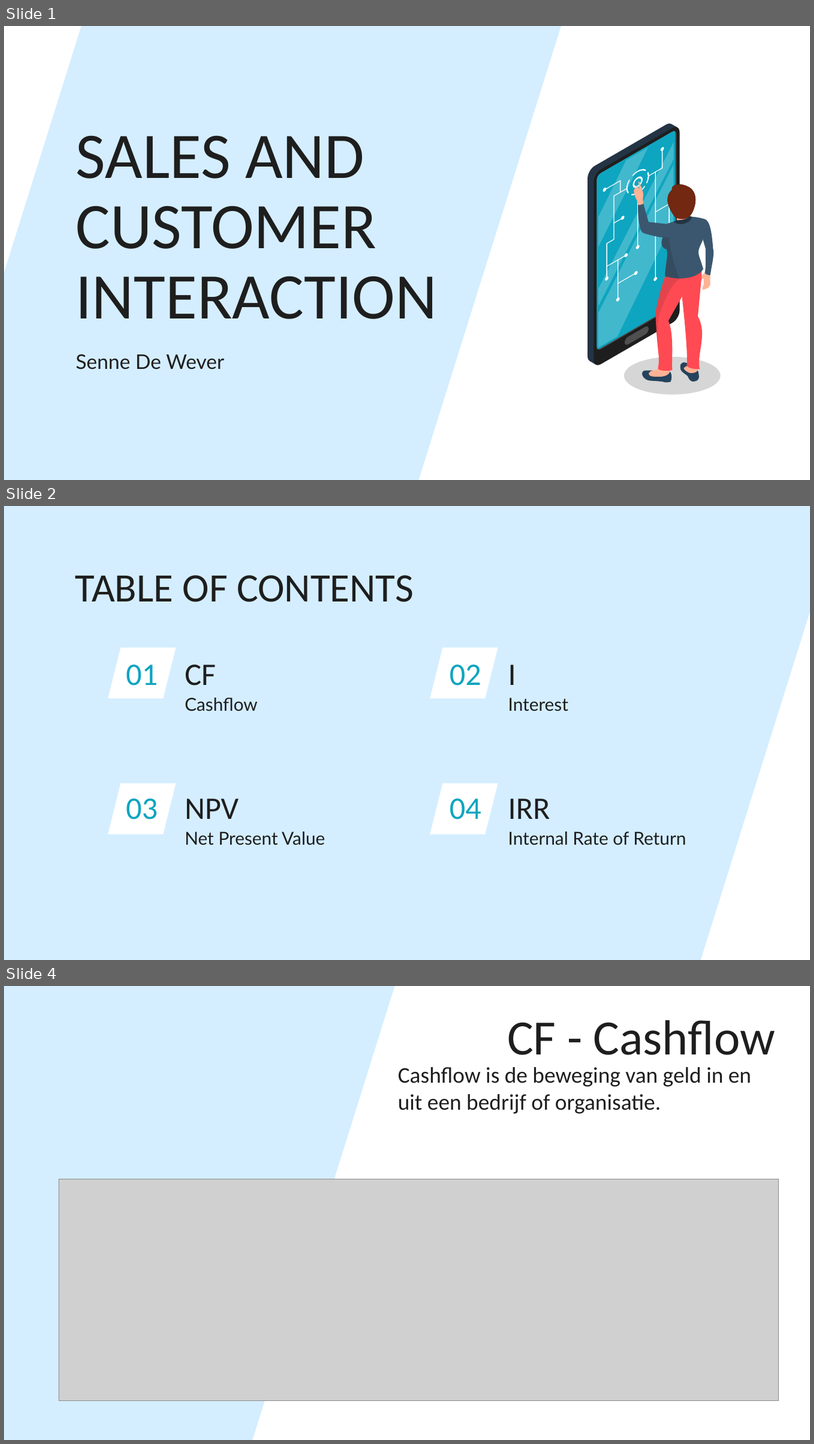
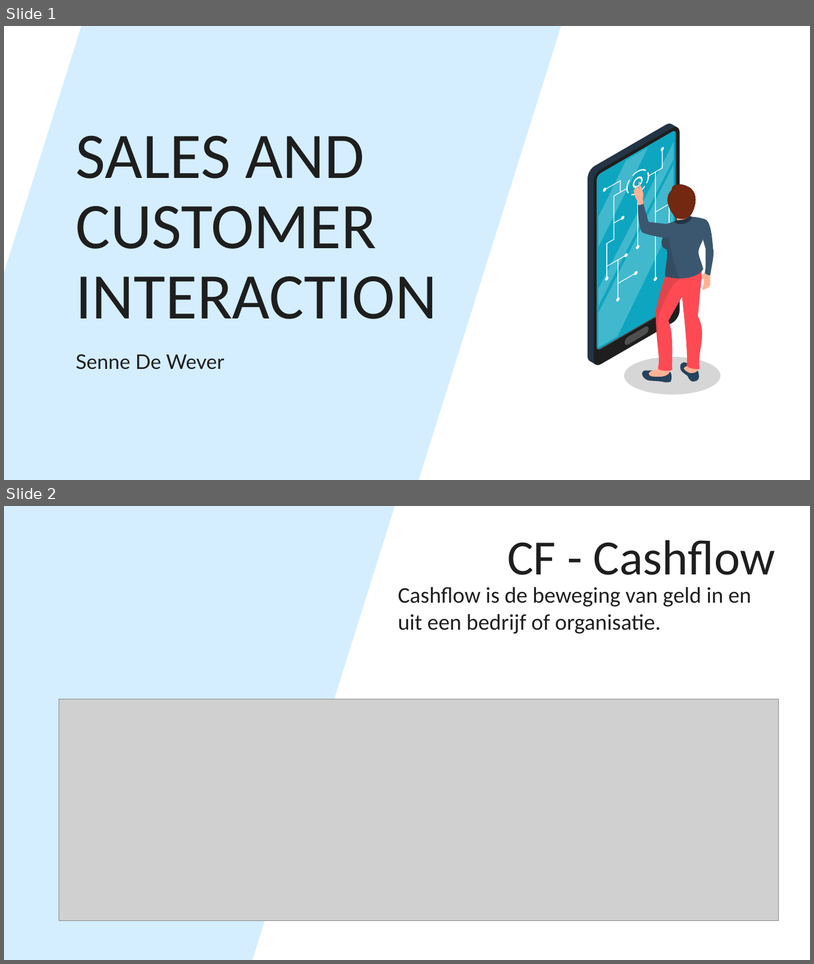
Before and after one commit to SenneDW/SCI-SenneDeWever-2223, a slide deck: Opdracht6/SCI_Presentatie_SenneDeWever.pptx. Shown one above the other, each under a label of ours: slides 1, 2 and 4 before the commit, slides 1 and 2 after it; the slides between them are not shown. The pictures are 814x1444 and 814x964 pixels, drawn with LibreOffice and Linux fonts; fonts in the diff are those of the drawing; grey boxes stand for pictures. Boxes give left, top, right and bottom in pixels: in the first picture for what was removed or moved away, otherwise in the second. Text is boxed around its words. In the diff, an @@ line names an element or a change of style, - is before the commit and + after.

```diff
--- a/Opdracht6/SCI_Presentatie_SenneDeWever.pptx
+++ b/Opdracht6/SCI_Presentatie_SenneDeWever.pptx
@@ slide 2 removed at (4,506,810,960), background #D4EEFF @@
@@ freeform shape removed at (700,506,810,960) @@
@@ title removed at (75,575,414,602) @@
-TABLE OF CONTENTS
@@ parallelogram removed at (108,647,176,698) @@
@@ parallelogram removed at (430,647,498,698) @@
@@ title removed at (126,664,158,685) @@
-01
@@ subtitle removed at (185,664,216,685) @@
-CF
@@ title removed at (450,664,482,685) @@
-02
@@ subtitle removed at (509,664,516,685) @@
-I
@@ subtitle removed at (185,697,258,711) @@
-Cashflow
@@ subtitle removed at (509,697,569,711) @@
-Interest
@@ parallelogram removed at (108,783,176,834) @@
@@ parallelogram removed at (430,783,498,834) @@
@@ title removed at (126,798,158,819) @@
-03
@@ subtitle removed at (185,798,239,819) @@
-NPV
@@ title removed at (450,798,482,819) @@
-04
@@ subtitle removed at (509,798,551,819) @@
-IRR
@@ subtitle removed at (185,831,325,845) @@
-Net Present Value
@@ subtitle removed at (509,831,686,845) @@
-Internal Rate of Return
@@ what was slide 4 is now slide 2 @@
```
Also in this commit, not shown: 1 slide changed, 1 other slide removed.
